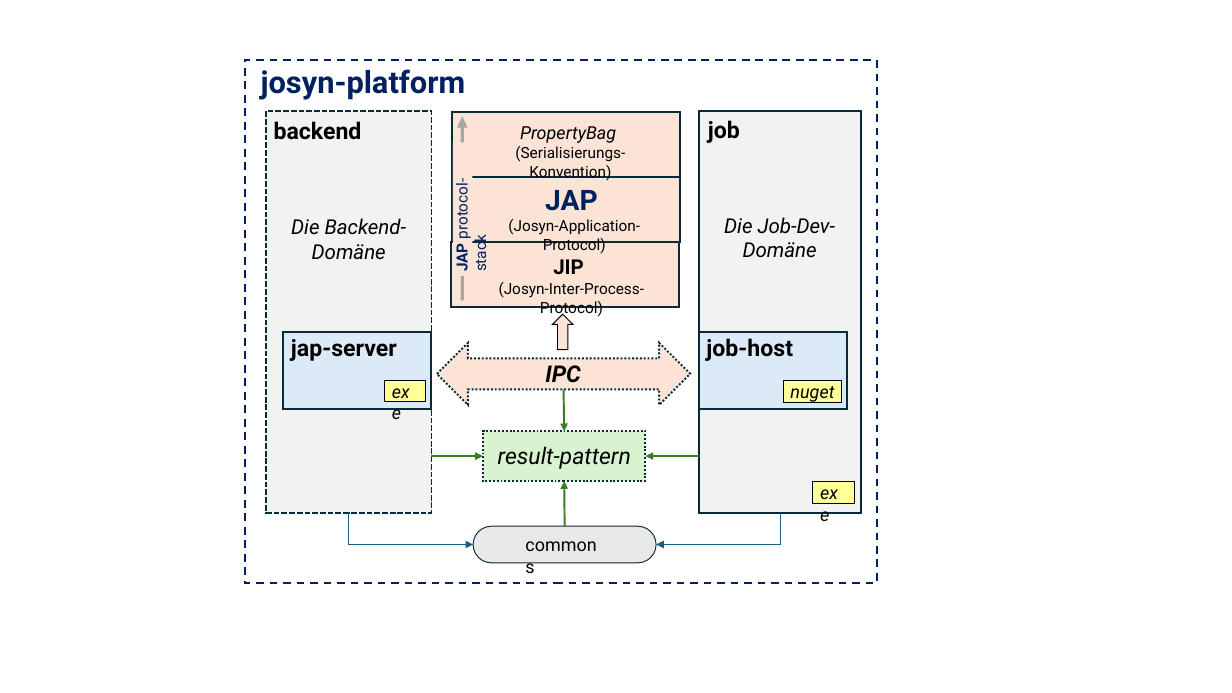
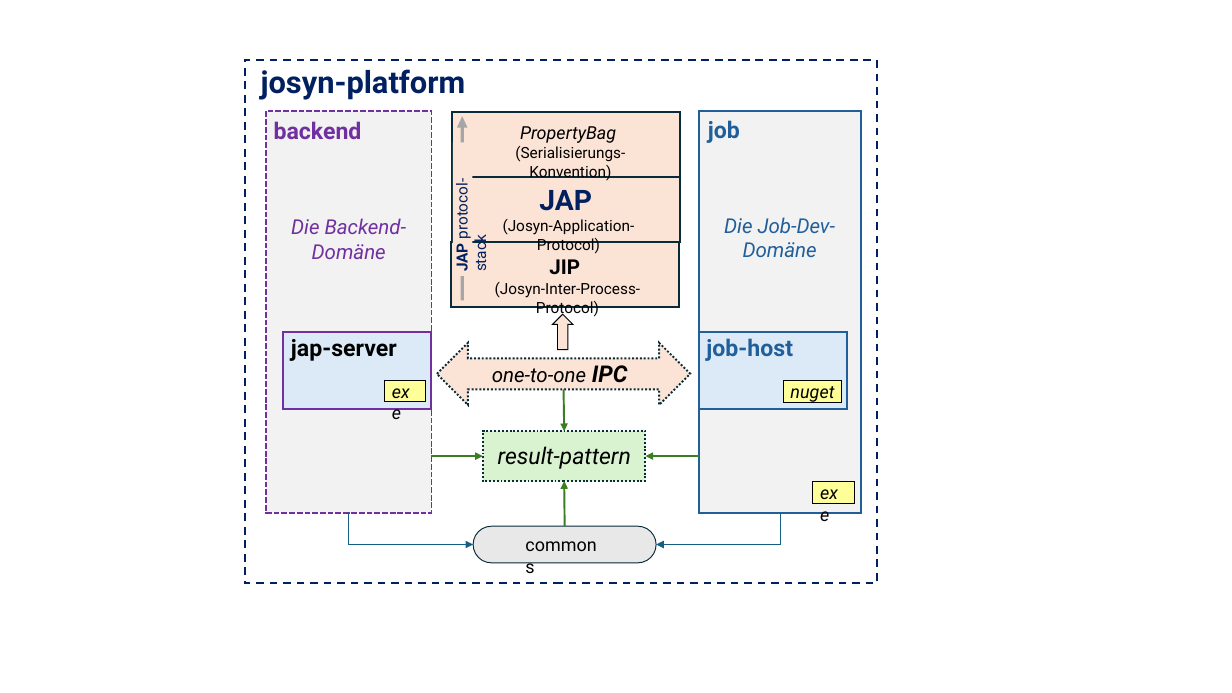
Before and after one commit to ckluth/josyn-platform, a slide deck: slide 9 of josyn-intro.pptx. Drawn at 1232x693 pixels with LibreOffice and Linux fonts; fonts in the diff are those of the drawing. Boxes give left, top, right and bottom in pixels: in the first picture for what was removed or moved away, otherwise in the second. Text is boxed around its words. In the diff, an @@ line names an element or a change of style, - is before the commit and + after.

```diff
--- a/josyn-intro.pptx
+++ b/josyn-intro.pptx
@@ text "backend" at (274, 121, 362, 139): text colour #000000 to #7030A0 @@
@@ rectangle at (266, 111, 432, 513): outline #092A39 1.5 pt dashed to #7030A0 1.5 pt dashed @@
@@ rectangle at (699, 111, 861, 513): outline #092A39 1.5 pt to #215F9A 1.5 pt @@
@@ text "JAP": place and size @@
-text "JAP" at (508, 190, 640, 253)
+text "JAP" at (503, 190, 635, 254)
@@ text "Die Backend-" at (291, 218, 407, 259): text colour #000000 to #7030A0 @@
@@ text "JIP": place and size @@
-text "JIP" at (499, 259, 645, 317)
+text "JIP" at (495, 259, 641, 317)
@@ text colour #000000 to #215F9A in 3 elements at (708, 120, 740, 143), (724, 217, 835, 257), (706, 338, 793, 361) @@
@@ rectangle at (283, 332, 432, 409): outline #092A39 1.5 pt to #7030A0 1.5 pt @@
@@ rectangle at (699, 332, 848, 409): outline #092A39 1.5 pt to #215F9A 1.5 pt @@
@@ text at (492, 365, 628, 389): text changed; size 18 to 16 pt; bold off @@
-IPC
+one-to-one IPC
```
Also in this commit, not shown: 3 other slides changed, 1 slide added, 1 slide removed.
